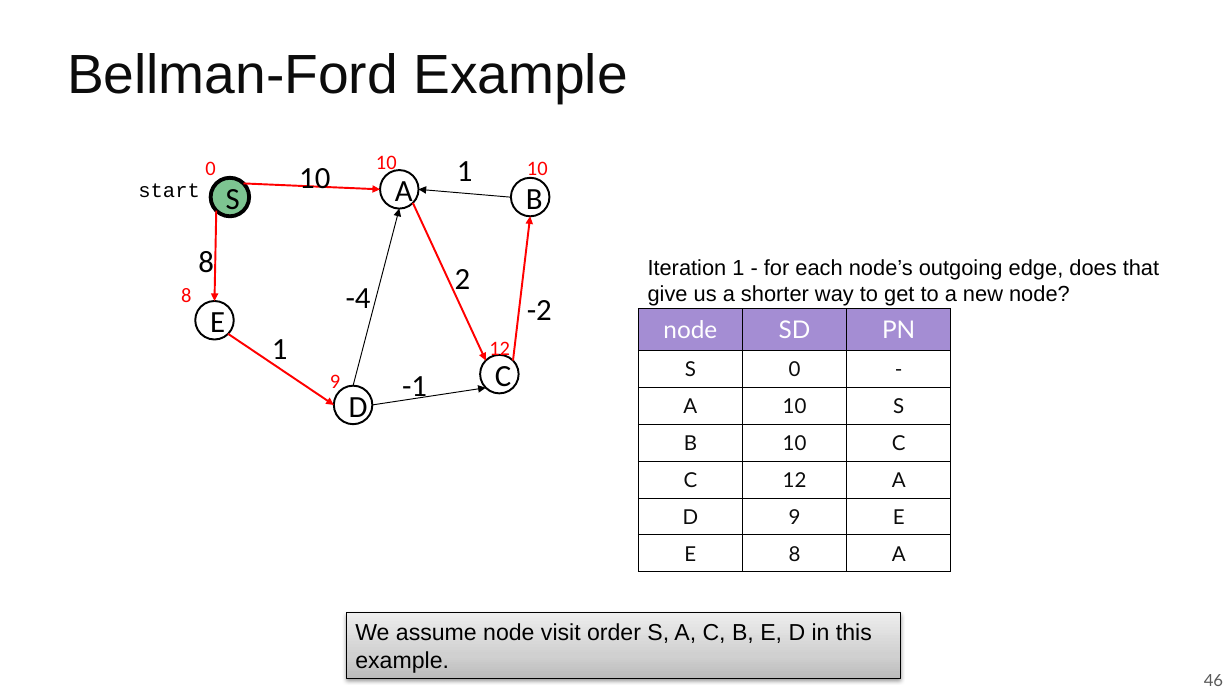
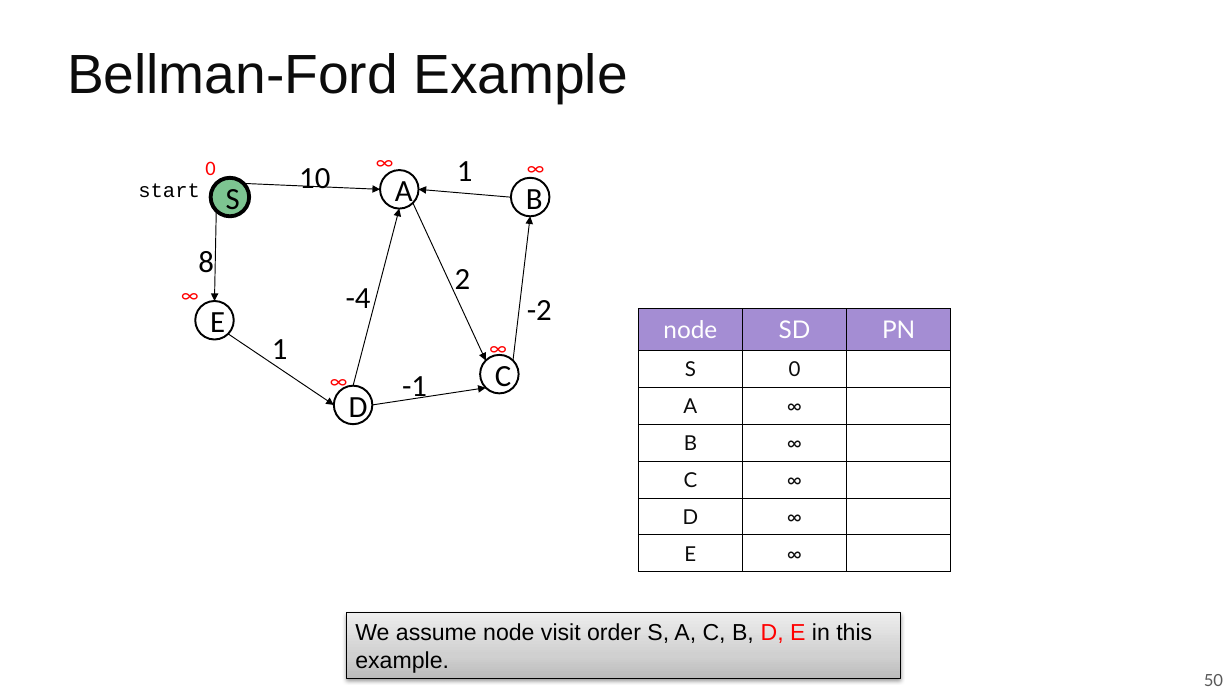
Before and after one commit to guhofstra/CSC175Sp26, a slide deck: slide 50 of PPTs/Lecture 5.1 Shortest Paths Algorithms.pptx (slide 46 before the commit). Drawn at 1232x693 pixels with LibreOffice and Linux fonts; fonts in the diff are those of the drawing. Boxes give left, top, right and bottom in pixels: in the first picture for what was removed or moved away, otherwise in the second. Text is boxed around its words. In the diff, an @@ line names an element or a change of style, - is before the commit and + after.

```diff
--- a/PPTs/Lecture 5.1 Shortest Paths Algorithms.pptx
+++ b/PPTs/Lecture 5.1 Shortest Paths Algorithms.pptx
@@ arrow (244, 184) - (380, 189): stroke #FF0000 1.5 pt to #000000 0.75 pt @@
@@ arrow (413, 203) - (486, 360): stroke #FF0000 1.5 pt to #000000 0.75 pt @@
@@ arrow (216, 211) - (214, 301): stroke #FF0000 1.5 pt to #000000 0.75 pt @@
@@ arrow (513, 360) - (531, 216): stroke #FF0000 1.5 pt to #000000 0.75 pt @@
@@ text removed at [648, 259, 1159, 306] @@
-Iteration 1 - for each node’s outgoing edge, does that give us a shorter way to get to a new node?
@@ table at [639, 309, 952, 572] @@
-row 2, column 3: -
+row 2, column 3: 
-row 3, column 2: 10
+row 3, column 2: ∞
-row 3, column 3: S
+row 3, column 3: 
-row 4, column 2: 10
+row 4, column 2: ∞
-row 4, column 3: C
+row 4, column 3: 
-row 5, column 2: 12
+row 5, column 2: ∞
-row 5, column 3: A
+row 5, column 3: 
-row 6, column 2: 9
+row 6, column 2: ∞
-row 6, column 3: E
+row 6, column 3: 
-row 7, column 2: 8
+row 7, column 2: ∞
-row 7, column 3: A
+row 7, column 3: 
@@ arrow (228, 334) - (334, 405): stroke #FF0000 1.5 pt to #000000 0.75 pt @@
@@ group added at [172, 144, 551, 397]: 5 texts @@
+∞
+∞
+∞
+∞
+∞
@@ group removed at [181, 155, 548, 394]: 5 texts @@
-10
-10
-9
-8
-12
@@ text in rectangle at [355, 623, 872, 673]: text changed @@
-We assume node visit order S, A, C, B, E, D in this example.
+We assume node visit order S, A, C, B, D, E in this example.
@@ page number at [1204, 674, 1223, 686]: text changed @@
-46
+50
```
Also in this commit, not shown: 6 other slides changed, 4 slides added, 1 other file.
